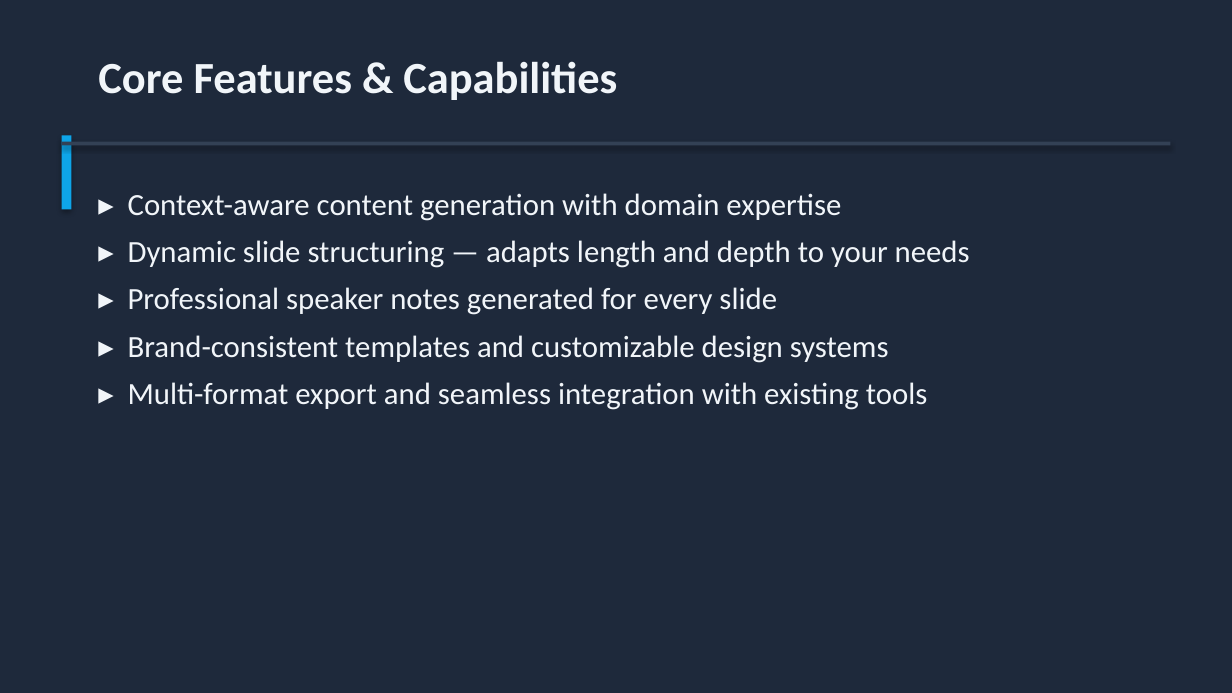
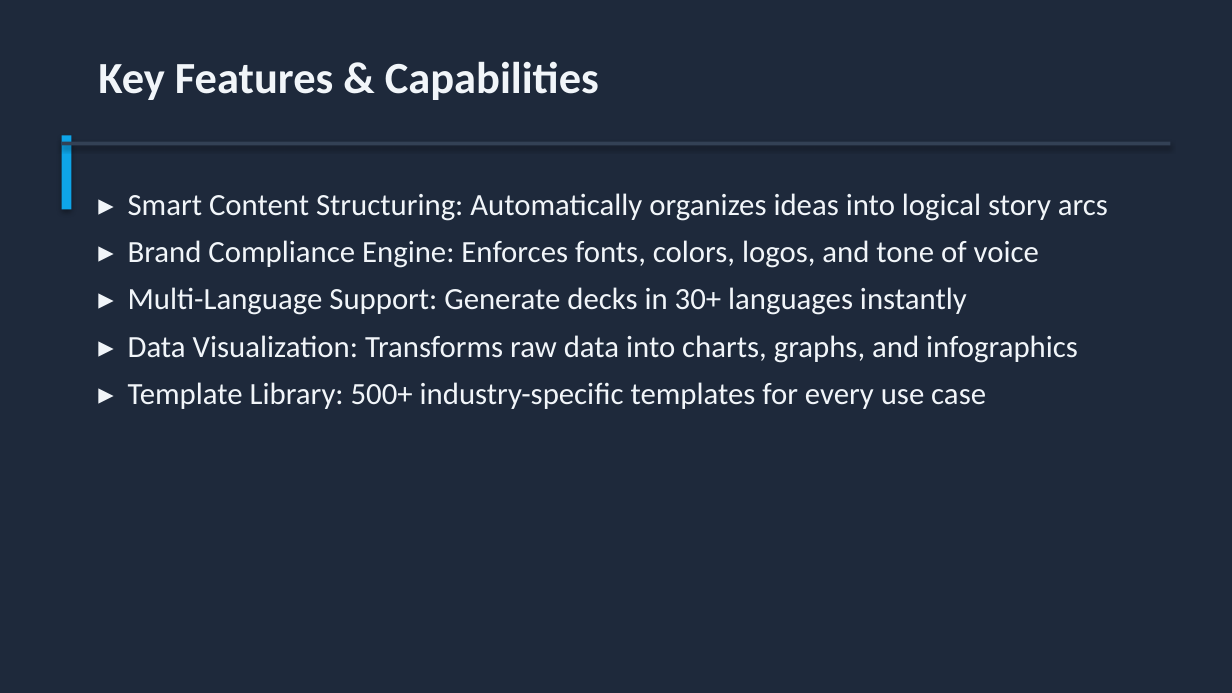
Before and after one commit to Moodswing9/claude-deck-generator, a slide deck: slide 6 of AI_Presentation_Generator_Pitch.pptx. Drawn at 1232x693 pixels with LibreOffice and Linux fonts; fonts in the diff are those of the drawing. Boxes give left, top, right and bottom in pixels: in the first picture for what was removed or moved away, otherwise in the second. Text is boxed around its words. In the diff, an @@ line names an element or a change of style, - is before the commit and + after.

```diff
--- a/AI_Presentation_Generator_Pitch.pptx
+++ b/AI_Presentation_Generator_Pitch.pptx
@@ text at (98,61,599,100): text changed @@
-Core Features & Capabilities
+Key Features & Capabilities
@@ text at (128,193,1108,409): text changed @@
-▸ Context-aware content generation with domain expertise
-▸ Dynamic slide structuring — adapts length and depth to your needs
-▸ Professional speaker notes generated for every slide
-▸ Brand-consistent templates and customizable design systems
-▸ Multi-format export and seamless integration with existing tools
+▸ Smart Content Structuring: Automatically organizes ideas into logical story arcs
+▸ Brand Compliance Engine: Enforces fonts, colors, logos, and tone of voice
+▸ Multi-Language Support: Generate decks in 30+ languages instantly
+▸ Data Visualization: Transforms raw data into charts, graphs, and infographics
+▸ Template Library: 500+ industry-specific templates for every use case
```
Also in this commit, not shown: 8 other slides changed, 2 slides added, 2 slides removed, 4 other files.
